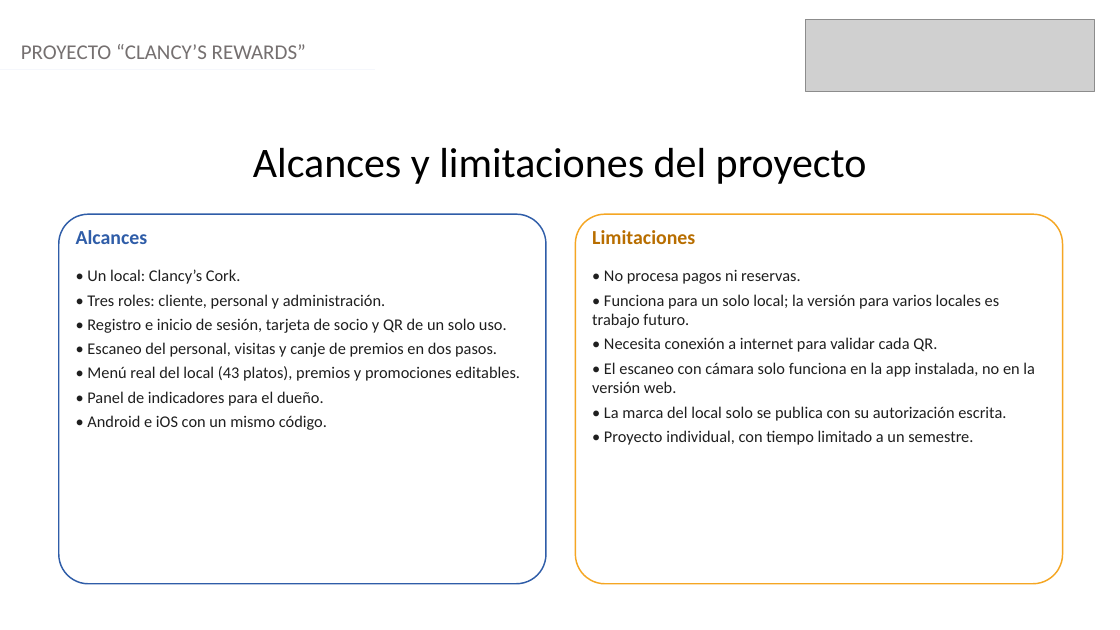
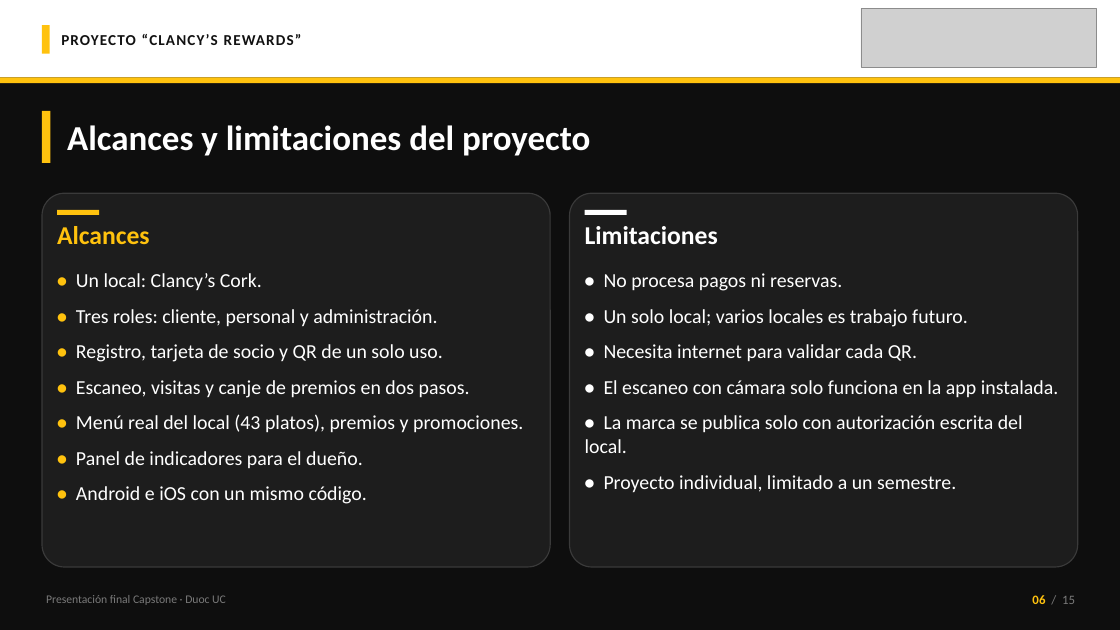
Before and after one commit to 44ndy/clancys-rewards, a slide deck: slide 6 of Fase 3/Evidencias Proyecto/Presentación Final Proyecto.pptx. Drawn at 1120x630 pixels with LibreOffice and Linux fonts; fonts in the diff are those of the drawing; grey boxes stand for pictures. Boxes give left, top, right and bottom in pixels: in the first picture for what was removed or moved away, otherwise in the second. Text is boxed around its words. In the diff, an @@ line names an element or a change of style, - is before the commit and + after.

```diff
--- a/Fase 3/Evidencias Proyecto/Presentación Final Proyecto.pptx
+++ b/Fase 3/Evidencias Proyecto/Presentación Final Proyecto.pptx
@@ background #FFFFFF to #0E0E0E @@
@@ rectangle added at [0, 0, 1120, 77], fill #FFFFFF @@
@@ rectangle added at [42, 25, 50, 54], fill #FFC20E @@
@@ text "PROYECTO “CLANCY’S REWARDS”": place and size @@
-text "PROYECTO “CLANCY’S REWARDS”" at [21, 44, 306, 59]
+text "PROYECTO “CLANCY’S REWARDS”" at [61, 34, 302, 45]
@@ text "PROYECTO “CLANCY’S REWARDS”" at [61, 34, 302, 45]: size 18 to 13 pt, text colour #757070 to #111111, letter spacing 0 to 1 pt, bold on; more space between paragraphs; vertical alignment top to middle @@
@@ picture: place and size @@
-picture at [806, 19, 1095, 92]
+picture at [861, 8, 1096, 67]
@@ rectangle added at [0, 77, 1120, 83], fill #FFC20E @@
@@ rectangle added at [42, 111, 50, 163], fill #FFC20E @@
@@ text "Alcances y limitaciones del proyecto": place and size @@
-text "Alcances y limitaciones del proyecto" at [253, 148, 867, 184]
+text "Alcances y limitaciones del proyecto" at [67, 125, 590, 156]
@@ text "Alcances y limitaciones del proyecto" at [67, 125, 590, 156]: size 36 to 30 pt, text colour #000000 to #FFFFFF, bold on; alignment centre to left; more space between paragraphs; vertical alignment top to middle @@
@@ rounded rectangle: place and size @@
-rounded rectangle at [59, 214, 546, 584]
+rounded rectangle at [42, 193, 550, 567]
@@ rounded rectangle at [42, 193, 550, 567]: fill #FFFFFF to #1D1D1D; outline #2F5DA8 1.25 pt to #3A3A3A 1 pt; proportions changed @@
@@ rounded rectangle: place and size @@
-rounded rectangle at [576, 214, 1063, 584]
+rounded rectangle at [570, 193, 1078, 567]
@@ rounded rectangle at [570, 193, 1078, 567]: fill #FFFFFF to #1D1D1D; outline #F5A623 1.25 pt to #3A3A3A 1 pt; proportions changed @@
@@ text "Alcances": place and size @@
-text "Alcances" at [76, 230, 148, 244]
+text "Alcances" at [57, 226, 150, 244]
@@ text "Alcances" at [57, 226, 150, 244]: size 17 to 22 pt, text colour #2F5DA8 to #FFC20E @@
@@ rectangle added at [57, 210, 99, 215], fill #FFC20E @@
@@ text "Limitaciones": place and size @@
-text "Limitaciones" at [592, 230, 695, 244]
+text "Limitaciones" at [585, 226, 718, 244]
@@ text "Limitaciones" at [585, 226, 718, 244]: size 17 to 22 pt, text colour #B86E00 to #FFFFFF @@
@@ rectangle added at [585, 210, 627, 215], fill #FFFFFF @@
@@ text "• Un local: Clancy’s Cork.": place and size @@
-text "• Un local: Clancy’s Cork." at [87, 269, 520, 430]
+text "• Un local: Clancy’s Cork." at [76, 273, 523, 504]
@@ text "• No procesa pagos ni ...": place and size @@
-text "• No procesa pagos ni ..." at [592, 270, 1035, 445]
+text "• No procesa pagos ni ..." at [585, 273, 1058, 493]
@@ text at [76, 273, 437, 504]: size 14 to 17 pt in "• Un local: Clancy’s Cork.", "• Tres roles: cliente, personal y administración.", "• Panel de indicadores para el dueño.", "• Android e iOS con un mismo ..."; text colour #1F1F1F to #FFC20E, bold on in "•", "•", "•", "•"; text colour #1F1F1F to #FFFFFF in "Un local: Clancy’s Cork.", "Tres roles: cliente, personal y administración.", "Panel de indicadores para el dueño.", "Android e iOS con un mismo código."; more space between paragraphs @@
@@ text at [604, 273, 842, 291]: size 14 to 17 pt, text colour #1F1F1F to #FFFFFF in "• No procesa pagos ni reservas."; bold on in "•"; more space between paragraphs @@
@@ text at [585, 309, 1058, 493]: text changed; size 14 to 17 pt; text colour #1F1F1F to #FFFFFF @@
-• Funciona para un solo local; la versión para varios locales es trabajo futuro.
-• Necesita conexión a internet para validar cada QR.
-• El escaneo con cámara solo funciona en la app instalada, no en la versión web.
-• La marca del local solo se publica con su autorización escrita.
-• Proyecto individual, con tiempo limitado a un semestre.
+• Un solo local; varios locales es trabajo futuro.
+• Necesita internet para validar cada QR.
+• El escaneo con cámara solo funciona en la app instalada.
+• La marca se publica solo con autorización escrita del local.
+• Proyecto individual, limitado a un semestre.
@@ text at [76, 344, 523, 433]: text changed; size 14 to 17 pt; text colour #1F1F1F to #FFFFFF @@
-• Registro e inicio de sesión, tarjeta de socio y QR de un solo uso.
-• Escaneo del personal, visitas y canje de premios en dos pasos.
-• Menú real del local (43 platos), premios y promociones editables.
+• Registro, tarjeta de socio y QR de un solo uso.
+• Escaneo, visitas y canje de premios en dos pasos.
+• Menú real del local (43 platos), premios y promociones.
@@ text added at [46, 595, 226, 605], 10 pt, text #7A7A7A @@
+Presentación final Capstone · Duoc UC
@@ text added at [1032, 595, 1075, 604], 11 pt, text #7A7A7A @@
+06 / 15
```
Also in this commit, not shown: 14 other slides changed.
